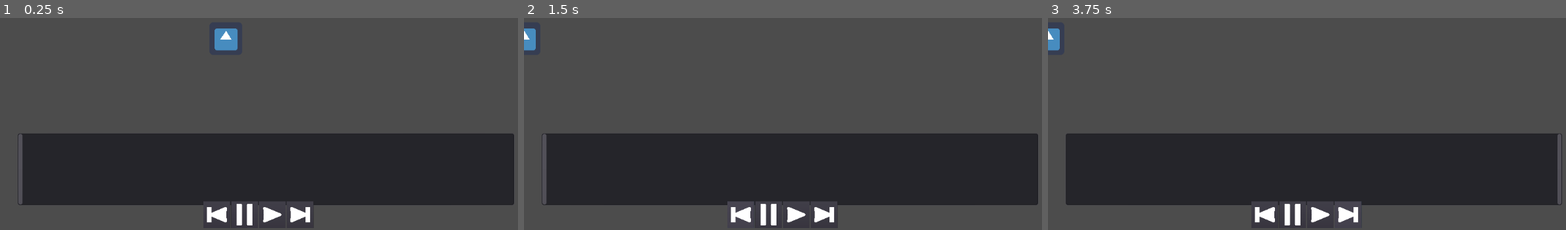
Above: before the commit, frames 1-3 (left to right).
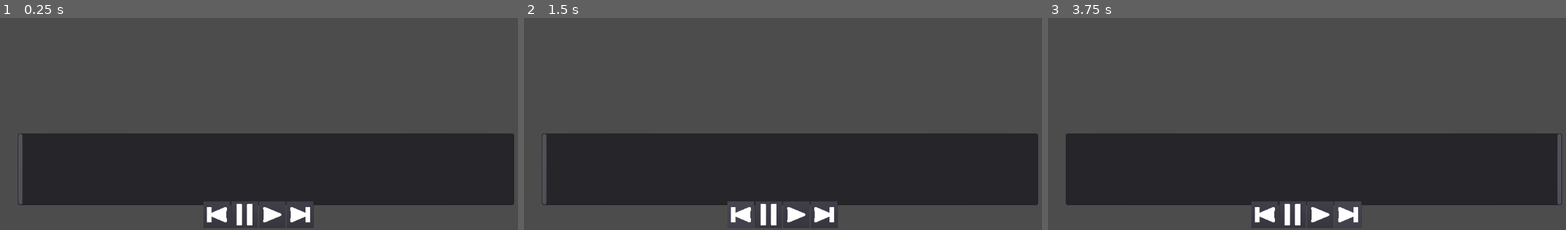
Above: after the commit, the same moments.

Repository: redxaxder/7DRL2024
Game: Godot game, scene res://playback/ViewHistory.tscn
The game is run twice, just before and just after one commit, with the same random seed, the same clock (stepped at 60 frames per second) and the same inputs. The project has no main scene, so this scene is started directly. The engine's default icon, where the game draws it, is replaced by a stand-in: a white triangle on a blue panel in a dark square.
Inputs (mouse positions are in pixels of both pictures, inside the frame that each line leads up to):
- Up to frame 1 (0.25 s): no input
- Up to frame 2 (1.5 s): click (741, 215) at 0.5 s; click (741, 215) at 1.25 s
- Up to frame 3 (3.75 s): click (1322, 215) at 2 s; click (1322, 215) at 2.75 s; click (1348, 215) at 3.5 s

The runs differ from the first frame. In frame 1, 0.5% of the frame differs, in the area x 41-46%, y 4-16%; in frame 2, 0.2%; in frame 3, 0.2%.
Error after the commit: Assertion failed. (res://data/encounter/EncounterHistory.gd:13)

Commit message:
WIP mysterious curse!

Diff:
--- /dev/null
+++ b/data/actor_types.gd
@@ -0,0 +1,13 @@
+class_name Actor
+enum Type{
+	Player,
+	Wolf,
+	}
+
+const SPRITES = [ \
+	preload("res://graphics/player.tscn"),
+	preload("res://graphics/wolf.tscn")
+  ]
+
+static func get_sprite(t) -> PackedScene:
+	return SPRITES[t]
--- a/data/combat_model/CombatEntity.gd
+++ b/data/combat_model/CombatEntity.gd
@@ -8,16 +8,18 @@
 # stats that don't change often
 var stats: StatBlock
 var faction: int
-var entity_index: int
+var entity_index: int # duplicated from driver
+
+var actor_type: int
 
 # stats that do
 var cur_hp: int
-var location: Vector2
+var location: Vector2 # duplicated from driver
 var time_spent: int
 
 func initialize(brawn: int, brains: int, guts: int, eyesight: int, footwork: int, hustle: int, faction: int):
 	stats = StatBlock.new()
-	stats = stats.initialize(brawn, brains, guts, eyesight, footwork, hustle)
+	stats.initialize(brawn, brains, guts, eyesight, footwork, hustle)
 	cur_hp = stats.max_hp()
 	self.faction = faction
 
--- a/data/data_util.gd
+++ b/data/data_util.gd
@@ -5,9 +5,13 @@
 	#mysteriously, without this godot is unable to recognize that next
 	#is the same type of resource as state
 	new.set_script(preload("res://data/encounter/EncounterState.gd"))
-	new.i = s.i
 	return new
 
 static func update(state: EncounterState, event: EncounterEvent) -> EncounterState:
-	state.i = clamp(state.i + event.delta, 0, 10)
+	match event.kind:
+		EncounterEvent.EventKind.Move:
+			pass
+		EncounterEvent.EventKind.Attack:
+			pass
+
 	return state
--- a/data/encounter/EncounterDriver.gd
+++ b/data/encounter/EncounterDriver.gd
@@ -5,27 +5,36 @@
 var queue: PriorityQueue
 var cur_state: EncounterState
 const dirs: Array = [Vector2(1, 0), Vector2(1, 1), Vector2(0, 1), Vector2(-1, 1), Vector2(-1, 0), Vector2(-1, -1), Vector2(0, -1), Vector2(1, -1)]
+var history: EncounterHistory
+
 
 func initialize():
+	queue = PriorityQueue.new()
 	cur_state = EncounterState.new()
+	history = EncounterHistory.new()
 
-	cur_state.enemies = []
+	cur_state.actors = []
 	var nme = CombatEntity.new()
 	nme.initialize(10, 10, 10, 10, 10, 10, Constants.ENEMY_FACTION)
 	nme.entity_index = 0
 	cur_state.actors.push_back(nme)
+	cur_state.set_location(0, Vector2(5,5))
 
-	cur_state.player = CombatEntity.new()
-	cur_state.player.initialize(10, 10, 10, 10, 10, 10, Constants.PLAYER_FACTION)
-	cur_state.player.entity_index = 1
-	cur_state.actors.push_back(cur_state.player)
+	var player = CombatEntity.new()
+	player.initialize(10, 10, 10, 10, 10, 10, Constants.PLAYER_FACTION)
+	player.entity_index = 1
+	cur_state.player = player.entity_index
+	cur_state.actors.push_back(player)
+	cur_state.set_location(1, Vector2(3,3))
 
-	queue.insert(cur_state.player, 0)
+	queue.insert(player, 0)
 	queue.insert(nme, 0)
+
+
 
 func tick() -> bool:
 	# 0. is the player alive?
-	if cur_state.player.cur_hp <= 0:
+	if cur_state.player().cur_hp <= 0:
 		return false
 	# 1. grab the first thing in the priority queue
 	var actor: CombatEntity = queue.pop_front()
@@ -33,8 +42,16 @@
 	#    AI produces an EncounterEvent
 	var evt: EncounterEvent = tick_ai(actor)
 	# 3. record that event into a log
+	assert(evt is EncounterEvent)
+	history.add_event(evt)
+
 	# 4. call data_util.update on event and cur state to get next state
+	history.add_state(DataUtil.dup_state(cur_state))
+	DataUtil.update(cur_state, evt)
 	# 5. If actor is still alive, re-insert it into the priority queue
+	actor.time_spent += 100.0 / actor.stats.speed()
+	queue.insert(actor, actor.time_spent)
+
 	return true
 
 func tick_ai(actor: CombatEntity) -> EncounterEvent:
@@ -49,44 +66,109 @@
 	if targets.size() > 0:
 		targets.shuffle() # TODO track random state
 		var target = targets[0]
-		return attack_event(actor, target)
+		return attack_roll(actor, target)
 	#2. TODO can I use a different ability?
 	#3. Approach closest target (breadth-first search)
 	else:
-		return move_event(actor)
+		return gen_move(actor)
 
-func attack_event(actor: CombatEntity, target: CombatEntity) -> EncounterEvent:
+
+
+const max_dist = 10
+func breadth_first_search(start: Vector2, friendly_faction: int) -> Vector2:
+	var dist: int = 1
+	var frontier = [start]
+	var visited: Dictionary = {}
+	var directions = dirs.duplicate()
+	var breadcrumbs: Dictionary = {}
+	var found_target = null
+	while dist < max_dist \
+		and frontier.size() > 0 \
+		and found_target == null:
+		var next_frontier = []
+		dist += 1
+		for here in frontier:
+			if visited.has(here): continue
+			visited[here] = true
+			var target = cur_state.lookup_actor(here)
+			if target != null and target.faction != friendly_faction:
+				found_target = here
+				break;
+			directions.shuffle()
+			for direction in directions:
+				var neighbor = here + direction
+				# TODO: check if valid move
+				# eg: out of bounds or in wall or occupied
+				if !breadcrumbs.has(neighbor):
+					breadcrumbs[neighbor] = here
+					next_frontier.append(neighbor)
+		frontier = next_frontier
+	if found_target == null:
+		return Vector2.ZERO
+	var cursor = found_target
+	while true:
+		var previous = breadcrumbs.get(cursor, null)
+		if previous == null:
+			push_error("WHAAT")
+			return Vector2.ZERO
+		if previous == start:
+			return cursor
+		cursor = previous
+	return Vector2.ZERO
+
+
+
+func event_text(evt: EncounterEvent) -> String:
+	match evt.kind:
+		EncounterEvent.EventKind.Attack:
+			return "{0} attacked!".format([evt.actor_idx])
+		EncounterEvent.EventKind.Move:
+			return "{0} moved! -> {1}".format([evt.actor_idx, evt.target_location])
+	push_warning("Event not handled by logger! {0}".format([evt.kind]))
+	return ""
+
+
+func gen_move(actor: CombatEntity) -> EncounterEvent:
+	var move_to = breadth_first_search(actor.location, actor.faction)
+	if move_to != Vector2.ZERO:
+		return move_event(actor, move_to)
+	#move randomly
+	else:
+		var dir = dirs[randi() % dirs.size()] # TODO track random state
+		move_to = actor.location + dir
+	return move_event(actor, move_to)
+
+func attack_roll(actor: CombatEntity, target: CombatEntity) -> EncounterEvent:
+	var did_hit
+	var damage
+	if randf() < actor.chance_to_hit_other(target): # TODO track random state
+		var damage_range = actor.basic_attack_damage_to_other(target)
+		did_hit = true
+		damage = rand_range(damage_range[0], damage_range[1]) # TODO track random state
+	else:
+		did_hit = false
+		damage = 0
+	return attack_event(actor, target, did_hit, damage)
+
+
+
+
+
+# Minimal constructors for events
+func move_event(actor: CombatEntity, move_to: Vector2) -> EncounterEvent:
 	var evt = EncounterEvent.new()
+	evt.set_script(preload("res://data/encounter/EncounterEvent.gd"))
+	assert(evt is EncounterEvent)
+	evt.kind = EncounterEvent.EventKind.Move
+	evt.actor_idx = actor.entity_index
+	evt.target_location = move_to
+	return evt
+
+func attack_event(actor: CombatEntity, target: CombatEntity, did_hit, damage) -> EncounterEvent:
+	var evt = EncounterEvent.new()
+	evt.set_script(preload("res://data/encounter/EncounterEvent.gd"))
+	assert(evt is EncounterEvent)
 	evt.kind = EncounterEvent.EventKind.Attack
 	evt.actor_idx = actor.entity_index
 	evt.target_idx = actor.entity_index
-	if randf() < actor.chance_to_hit_other(target): # TODO track random state
-		var damage_range = actor.basic_attack_damage_to_other(target)
-		evt.did_hit = true
-		evt.damage = rand_range(damage_range[0], damage_range[1]) # TODO track random state
-	else:
-		evt.did_hit = false
-		evt.damage = 0
 	return evt
-
-func move_event(actor: CombatEntity) -> EncounterEvent:
-	var evt = EncounterEvent.new()
-	evt.kind = EncounterEvent.EventKind.Move
-	# search for closest target
-	var candidates = []
-	for search_distance in range(1, 10):
-		for direction in dirs:
-			var loc = search_distance * direction
-			var candidate = cur_state.map.get(loc, false)
-			if candidate:
-				candidates.push_back(candidate)
-	# move towards candidate
-	if candidates.size() > 0:
-		candidates.shuffle() # TODO track random state
-		var candidate: CombatEntity = candidates[0]
-		evt.target_location = candidate.location
-	#move randomly
-	else:
-		var dir = dirs[randi() % dirs.size()] # TODO track random state
-		evt.target_location = actor.location + dir
-	return evt
--- a/data/encounter/EncounterEvent.gd
+++ b/data/encounter/EncounterEvent.gd
@@ -4,6 +4,8 @@
 
 export var delta: int = 0
 
+# note: when an event is changed or added, the code that handles the
+# event is in DataUtil.update()
 enum EventKind {Attack, Move}
 var kind
 
--- a/data/encounter/EncounterHistory.gd
+++ b/data/encounter/EncounterHistory.gd
@@ -5,3 +5,15 @@
 export var events: Array = [] # Array of EncounterEvent
 # events[i] is the event that causes a transition from
 # state[i] to state[i+1]
+
+func add_state(st: EncounterState):
+	states.append(states)
+	for i in events.size():
+		var e = events[i]
+		assert(e is EncounterEvent)
+
+func add_event(evt: EncounterEvent):
+	events.append(evt)
+	for i in events.size():
+		var e = events[i]
+		assert(e is EncounterEvent)
--- a/data/encounter/EncounterState.gd
+++ b/data/encounter/EncounterState.gd
@@ -1,10 +1,30 @@
 extends Resource
 
 class_name EncounterState
+# note for when state is changed
+#  - the code that handles duplicating states is DataUtil.dup_state()
+#  - the code that handles displaying states is ViewHistory._refresh()
 
-export var i: int = 0
-
-var player: CombatEntity
+var player: int
 var actors: Array # [CombatEntity]
 var map: Dictionary # [location Vector2, index in the actor array]
 					# represent walls etc with -1?
+
+func player() -> CombatEntity:
+	return actors[player]
+
+func lookup_actor(location: Vector2) -> CombatEntity:
+	var t = map.get(location, null)
+	if t == null:
+		return null
+	return actors[t]
+
+func set_location(actor_id: int, target_loc: Vector2):
+	if map.get(target_loc, null) != null:
+		push_error("Collising locations! The explosion envelops all.")
+	var a = actors[actor_id]
+	# remove current location from map
+	map.erase(a.location)
+	# set new loc, and add it to map
+	a.location = target_loc
+	map[target_loc] = actor_id
--- /dev/null
+++ b/main.gd
@@ -0,0 +1,7 @@
+extends Node2D
+
+
+func _ready():
+
+	var driver = EncounterDriver.new()
+	driver.initialize()
--- /dev/null
+++ b/main.tscn
@@ -0,0 +1,6 @@
+[gd_scene load_steps=2 format=2]
+
+[ext_resource path="res://main.gd" type="Script" id=1]
+
+[node name="main" type="Node2D"]
+script = ExtResource( 1 )
--- a/playback/ViewHistory.gd
+++ b/playback/ViewHistory.gd
@@ -11,7 +11,9 @@
 		some_events.append(some_event)
 	var state0 = EncounterState.new()
 	history = roll_up(state0, some_events)
+# warning-ignore:return_value_discarded
 	get_node("%to_start").connect("button_down", self, "to_start")
+# warning-ignore:return_value_discarded
 	get_node("%to_end").connect("button_down", self, "to_end")
 
 	var progressbar = get_node("%progress_bar")
@@ -19,6 +21,18 @@
 	progressbar.max_value = history.states.size() - 1
 	progressbar.step = 1
 	progressbar.connect("scrolling", self, "progress_bar_scroll")
+
+	var driver = EncounterDriver.new()
+	driver.initialize()
+	for _i in 10:
+		var _player_is_dead = driver.tick()
+
+	for evt in driver.history.events:
+		assert(evt != null)
+		assert(evt is EncounterEvent)
+		var text = driver.event_text(evt)
+		print(text)
+
 
 func roll_up(state0: EncounterState, events: Array) -> EncounterHistory:
 	var h = EncounterHistory.new()
@@ -41,10 +55,12 @@
 	_refresh()
 
 func next():
+# warning-ignore:narrowing_conversion
 	cursor = min(cursor+1, history.states.size() - 1)
 	_refresh()
 
 func prev():
+# warning-ignore:narrowing_conversion
 	cursor = max(cursor-1, 0)
 	_refresh()
 
@@ -54,14 +70,33 @@
 		cursor = progressbar.value
 		_refresh()
 
-func _unhandled_input(event):
-	if event.is_action_pressed("up"): next()
-	if event.is_action_pressed("down"): prev()
-	if event.is_action_pressed("right"): next()
-	if event.is_action_pressed("left"): prev()
+#func _unhandled_input(event):
+#	if event.is_action_pressed("up"): next()
+#	if event.is_action_pressed("down"): prev()
+#	if event.is_action_pressed("right"): next()
+#	if event.is_action_pressed("left"): prev()
 
-func _refresh():
-	var i = history.states[cursor].i
-	get_node("%Icon").position.x = i * 200
+var sprites = []
+func allocate_sprites(s: EncounterState):
+	var n = s.actors.size()
+	sprites = []
+	sprites.resize(n)
+	for i in n:
+		var actor = s.actors[i]
+		var sprite = Actor.get_sprite(actor.actor_type).instance()
+		sprites[i] = sprite
+
+# hard refresh for viewing new encounters
+# ordinary refresh for viewing different state of same encounter
+func _refresh(hard_refresh: bool = false):
+	var current_state = history.states[cursor]
+	if hard_refresh:
+		allocate_sprites(current_state)
+
+	var n = current_state.actors.size()
+	for i in n:
+		var actor = current_state.actors[n]
+		sprites[i].position = actor.location * 100
+
 	var progressbar = get_node("%progress_bar")
 	progressbar.value = cursor
--- a/playback/ViewHistory.tscn
+++ b/playback/ViewHistory.tscn
@@ -1,7 +1,6 @@
-[gd_scene load_steps=7 format=2]
+[gd_scene load_steps=6 format=2]
 
 [ext_resource path="res://playback/ViewHistory.gd" type="Script" id=1]
-[ext_resource path="res://icon.png" type="Texture" id=2]
 [ext_resource path="res://graphics/gui/pause-button.svg" type="Texture" id=3]
 [ext_resource path="res://graphics/gui/play-button.svg" type="Texture" id=4]
 [ext_resource path="res://graphics/gui/previous-button.svg" type="Texture" id=5]
@@ -15,11 +14,6 @@
 [node name="display" type="Control" parent="."]
 margin_right = 40.0
 margin_bottom = 40.0
-
-[node name="Icon" type="Sprite" parent="display"]
-unique_name_in_owner = true
-position = Vector2( 442, 225 )
-texture = ExtResource( 2 )
 
 [node name="progress_bar" type="HScrollBar" parent="."]
 unique_name_in_owner = true
--- a/project.godot
+++ b/project.godot
@@ -9,6 +9,11 @@
 config_version=4
 
 _global_script_classes=[ {
+"base": "Reference",
+"class": "Actor",
+"language": "GDScript",
+"path": "res://data/actor_types.gd"
+}, {
 "base": "Resource",
 "class": "CombatEntity",
 "language": "GDScript",
@@ -55,6 +60,7 @@
 "path": "res://data/combat_model/StatBlock.gd"
 } ]
 _global_script_class_icons={
+"Actor": "",
 "CombatEntity": "",
 "Constants": "",
 "DataUtil": "",
